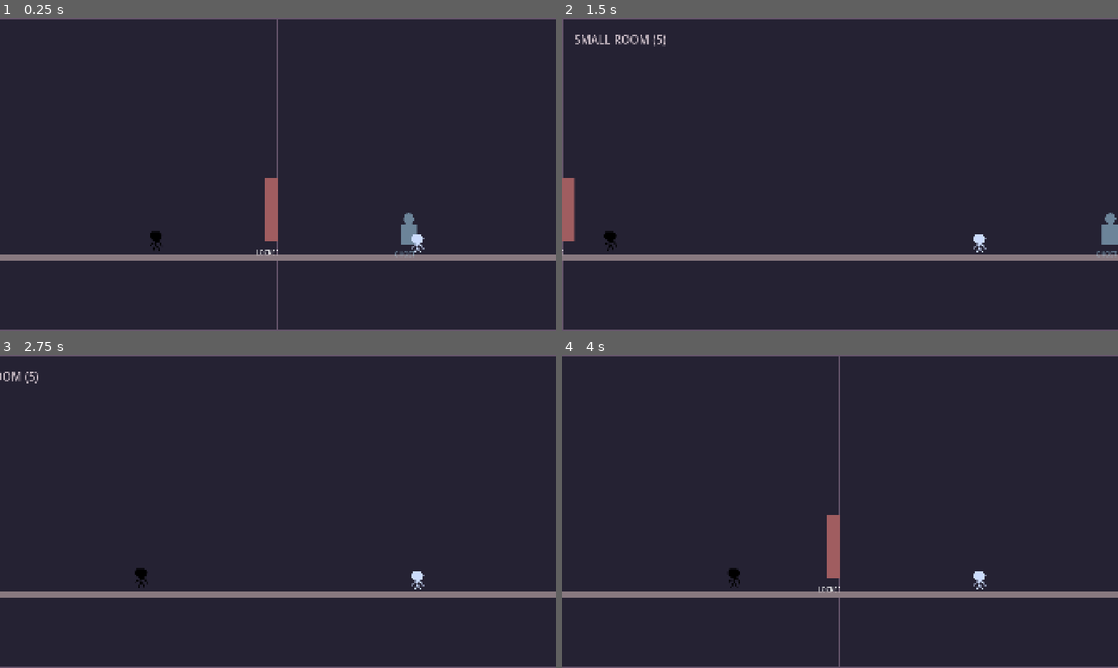
Above: before the commit, frames 1-4 (two rows, left to right).
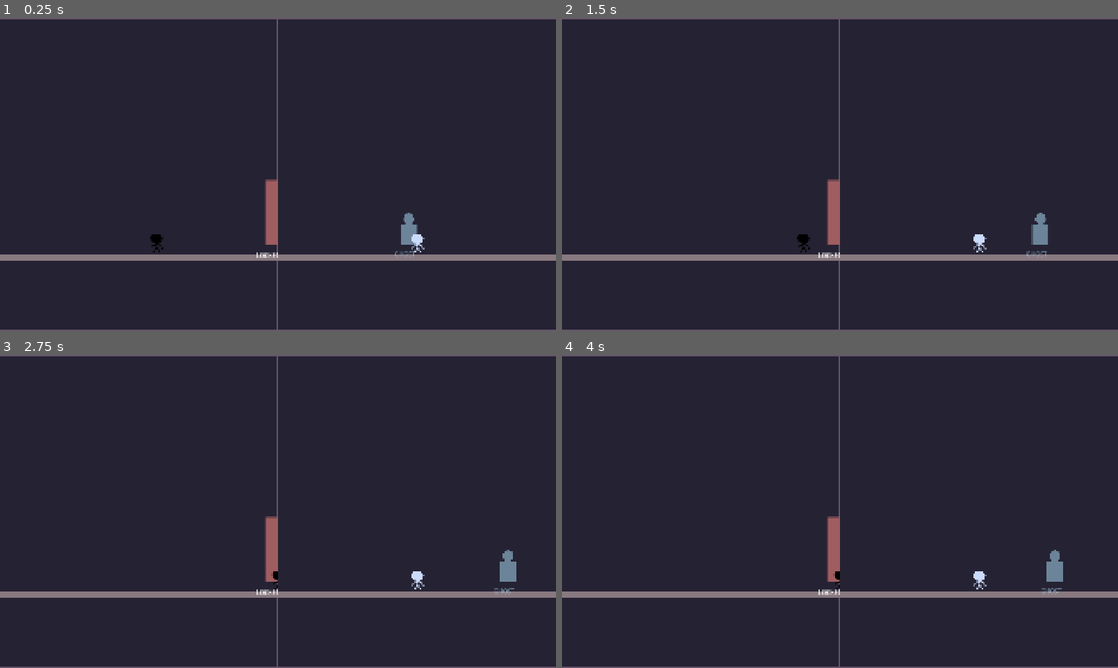
Above: after the commit, the same moments.

Repository: Clownpiece106/Robimy-dzem-2026
Game: Godot game, scene res://Globals/game.tscn
The game is run twice, just before and just after one commit, with the same random seed, the same clock (stepped at 60 frames per second) and the same inputs.
Inputs:
- Up to frame 1 (0.25 s): no input
- Up to frame 2 (1.5 s): tap Enter at 0.5 s; hold D (p1_move_right) 0.53-1.28 s; tap Right (p2_move_right) at 0.6, 1.35 s
- Up to frame 3 (2.75 s): tap Space at 2 s; hold D (p1_move_right) from 2.03 s (still down); tap Right (p2_move_right) at 2.1 s
- Up to frame 4 (4 s): tap Right (p2_move_right) at 2.85, 3.6 s; release D (p1_move_right) at 3.53 s

The runs differ from the first frame. In frame 1, 0.2% of the frame differs, in the area x 27-50%, y 51-77%; in frame 2, 2.4%, in the area x 0-100%, y 0-100%; in frame 3, 1.2%; in frame 4, 0.6%.

Commit message:
Fix locked door collision

Diff:
--- a/Globals/game.tscn
+++ b/Globals/game.tscn
@@ -13,137 +13,6 @@
 script = ExtResource("mansion_game")
 
 [node name="MansionLayout" parent="." unique_id=569955723 instance=ExtResource("4_nnuyt")]
-
-[node name="Door(3->4)" parent="MansionLayout" index="8" unique_id=1453849483]
-position = Vector2(-1160, 360)
-
-[node name="MediumRoom(12)" parent="MansionLayout" index="9" unique_id=430373604]
-position = Vector2(1400, 544)
-
-[node name="SmallRoom(5)" parent="MansionLayout" index="10" unique_id=763627892]
-position = Vector2(441, 544)
-
-[node name="MediumRoom(6)" parent="MansionLayout" index="11" unique_id=595460909]
-position = Vector2(-1478, 544)
-
-[node name="MediumRoom(11)" parent="MansionLayout" index="12" unique_id=802109340]
-position = Vector2(3319, 544)
-
-[node name="SmallRoom(13)" parent="MansionLayout" index="13" unique_id=168679868]
-position = Vector2(5237, 544)
-
-[node name="Door(5->6)" parent="MansionLayout" index="14" unique_id=1603556959]
-position = Vector2(441, 929)
-
-[node name="Door(5->12)" parent="MansionLayout" index="15" unique_id=344066897]
-position = Vector2(1400, 929)
-
-[node name="Door(12->11)" parent="MansionLayout" index="16" unique_id=31961224]
-position = Vector2(3319, 929)
-
-[node name="Door(11->13)" parent="MansionLayout" index="17" unique_id=1524400508]
-position = Vector2(5237, 929)
-
-[node name="GrandRoom(14)" parent="MansionLayout" index="18" unique_id=2105652066]
-position = Vector2(5237, 1080)
-
-[node name="SmallRoom(10)" parent="MansionLayout" index="19" unique_id=1297926878]
-position = Vector2(4283, 1080)
-
-[node name="SmallRoom(9)" parent="MansionLayout" index="20" unique_id=1599503778]
-position = Vector2(3319, 1080)
-
-[node name="MediumRoom(20)" parent="MansionLayout" index="23" unique_id=1076044589]
-position = Vector2(-3083, 1080)
-
-[node name="MediumRoom(21)" parent="MansionLayout" index="24" unique_id=1194045686]
-position = Vector2(-3083, 1623)
-
-[node name="SmallRoom(19)" parent="MansionLayout" index="25" unique_id=949248559]
-position = Vector2(-1160, 1623)
-
-[node name="GrandRoom(18)" parent="MansionLayout" index="26" unique_id=1134672112]
-position = Vector2(-199, 1623)
-
-[node name="GrandRoom(17)" parent="MansionLayout" index="27" unique_id=1769129778]
-position = Vector2(2360, 1623)
-
-[node name="MediumRoom(16)" parent="MansionLayout" index="28" unique_id=1098503692]
-position = Vector2(4907, 1623)
-
-[node name="SmallRoom(15)" parent="MansionLayout" index="29" unique_id=1729461421]
-position = Vector2(6824, 1623)
-
-[node name="MediumRoom(23)" parent="MansionLayout" index="30" unique_id=1352849256]
-position = Vector2(441, 2162)
-
-[node name="SmallRoom(22)" parent="MansionLayout" index="31" unique_id=2085050354]
-position = Vector2(2360, 2162)
-
-[node name="MediumRoom(24)" parent="MansionLayout" index="32" unique_id=1370423739]
-position = Vector2(3319, 2162)
-
-[node name="SmallRoom(25)" parent="MansionLayout" index="33" unique_id=14207188]
-position = Vector2(5237, 2162)
-
-[node name="MediumRoom(26)" parent="MansionLayout" index="34" unique_id=205536626]
-position = Vector2(2360, 2699)
-
-[node name="SmallRoom(27)" parent="MansionLayout" index="35" unique_id=1116352653]
-position = Vector2(4283, 2699)
-
-[node name="Door(7->20)" parent="MansionLayout" index="36" unique_id=1752691898]
-position = Vector2(-1160, 1437)
-
-[node name="Door(7->8)" parent="MansionLayout" index="37" unique_id=715724885]
-position = Vector2(760, 1437)
-
-[node name="Door(8->9)" parent="MansionLayout" index="38" unique_id=1637922177]
-position = Vector2(3319, 1437)
-
-[node name="Door(8->9)2" parent="MansionLayout" index="39" unique_id=1197485567]
-position = Vector2(4283, 1437)
-
-[node name="Door(18-19)" parent="MansionLayout" index="40" unique_id=1835526635]
-position = Vector2(-199, 1986)
-
-[node name="Door(18-17)" parent="MansionLayout" index="41" unique_id=767194055]
-position = Vector2(2360, 1986)
-
-[node name="Door(17-16)" parent="MansionLayout" index="42" unique_id=1971614695]
-position = Vector2(4907, 1986)
-
-[node name="Door(16-15)" parent="MansionLayout" index="43" unique_id=1609482540]
-position = Vector2(6824, 1986)
-
-[node name="Door(22-23)" parent="MansionLayout" index="44" unique_id=928516491]
-position = Vector2(2360, 2514)
-
-[node name="Door(22-24)" parent="MansionLayout" index="45" unique_id=374990970]
-position = Vector2(3319, 2514)
-
-[node name="Door(24-25)" parent="MansionLayout" index="46" unique_id=1156024092]
-position = Vector2(5237, 2514)
-
-[node name="Door(26-27)" parent="MansionLayout" index="47" unique_id=1676644975]
-position = Vector2(4283, 3045)
-room_a = NodePath("../SmallRoom(25)")
-room_b = NodePath("../MediumRoom(24)")
-
-[node name="Ladder(7-19)" parent="MansionLayout" index="48"]
-position = Vector2(-680, 2013)
-
-[node name="Ladder(14-15)" parent="MansionLayout" index="49"]
-position = Vector2(7000, 2013)
-
-[node name="Ladder(17-22)" parent="MansionLayout" index="50"]
-position = Vector2(2500, 2552)
-
-[node name="Ladder(9-17)" parent="MansionLayout" index="51"]
-position = Vector2(3500, 2013)
-
-[node name="Ladder(16-25)" parent="MansionLayout" index="52"]
-position = Vector2(5500, 2552)
 
 [node name="GameSession" type="Node" parent="." unique_id=882710083]
 script = ExtResource("1_a75qt")
--- a/Players/player.gd
+++ b/Players/player.gd
@@ -86,11 +86,6 @@
 	#endregion
 
 	#region Interactions
-	var direction := Input.get_axis(left_action, right_action)
-	var next_x := position.x + direction * SPEED * delta
-	if map_instance != null and map_instance.has_method("constrain_mansion_movement"):
-		next_x = map_instance.constrain_mansion_movement(position.x, next_x, position.y)
-	position.x = next_x
 	_process_inventory_drop()
 	if Input.is_action_just_pressed(interact_action) and interaction_sensor != null:
 		var target := interaction_sensor.get_closest_interactable()
@@ -103,7 +98,10 @@
 
 func _physics_process(delta):
 	var direction := Input.get_axis(left_action, right_action)
-	velocity.x = direction * SPEED
+	var next_x: float = position.x + direction * SPEED * delta
+	if map_instance != null and map_instance.has_method("constrain_mansion_movement"):
+		next_x = map_instance.constrain_mansion_movement(position.x, next_x, position.y)
+	velocity.x = (next_x - position.x) / delta
 	velocity.y = min(velocity.y+GRV, MAX_VSP)
 	move_and_slide()
 
--- a/scripts/tests/mansion_connectors_test.gd
+++ b/scripts/tests/mansion_connectors_test.gd
@@ -10,6 +10,7 @@
 	await process_frame
 	var split = game.get_node("SplitScreenManager2")
 	var map := split.player_one_viewport.get_node("MapInstance1") as MapInstance
+	var second_map := split.player_two_viewport.get_node("MapInstance2") as MapInstance
 	for ladder_name in ["Ladder(7-19)", "Ladder(14-15)", "Ladder(17-22)", "Ladder(9-17)", "Ladder(16-25)"]:
 		var ladder := map.mansion.get_node(ladder_name)
 		assert(ladder.get_node("LowerEndpoint") is MansionLadder)
@@ -26,8 +27,31 @@
 	assert(door.door_id == "door_3_4")
 	assert(door.connects_pair(map.mansion.get_node("GrandRoom(3)"), map.mansion.get_node("SmallRoom(4)")))
 	assert(map.constrain_mansion_movement(-1161, -1159, 390) == -1160.01)
+	map.player.position = Vector2(-1161, 390)
+	Input.action_press("p1_move_right")
+	await physics_frame
+	Input.action_release("p1_move_right")
+	assert(map.player.position.x <= -1160.0)
 	door.interact(map.player)
 	assert(not game.get_node("GameSession").is_mansion_door_locked("door_3_4"))
 	assert(map.constrain_mansion_movement(-1161, -1159, 390) == -1159)
+	map.player.position = Vector2(-1161, 390)
+	Input.action_press("p1_move_right")
+	await physics_frame
+	Input.action_release("p1_move_right")
+	assert(map.player.position.x > -1160.0)
+	game.get_node("GameSession").reset()
+	var second_door: MansionDoor = second_map.mansion.get_node("Door(3->4)")
+	second_map.player.position = Vector2(-1161, 390)
+	Input.action_press("p2_move_right")
+	await physics_frame
+	Input.action_release("p2_move_right")
+	assert(second_map.player.position.x <= -1160.0)
+	second_door.interact(second_map.player)
+	second_map.player.position = Vector2(-1161, 390)
+	Input.action_press("p2_move_right")
+	await physics_frame
+	Input.action_release("p2_move_right")
+	assert(second_map.player.position.x > -1160.0)
 	print("PASS: five requested ladders and room 3 -> room 4 door")
 	quit()
